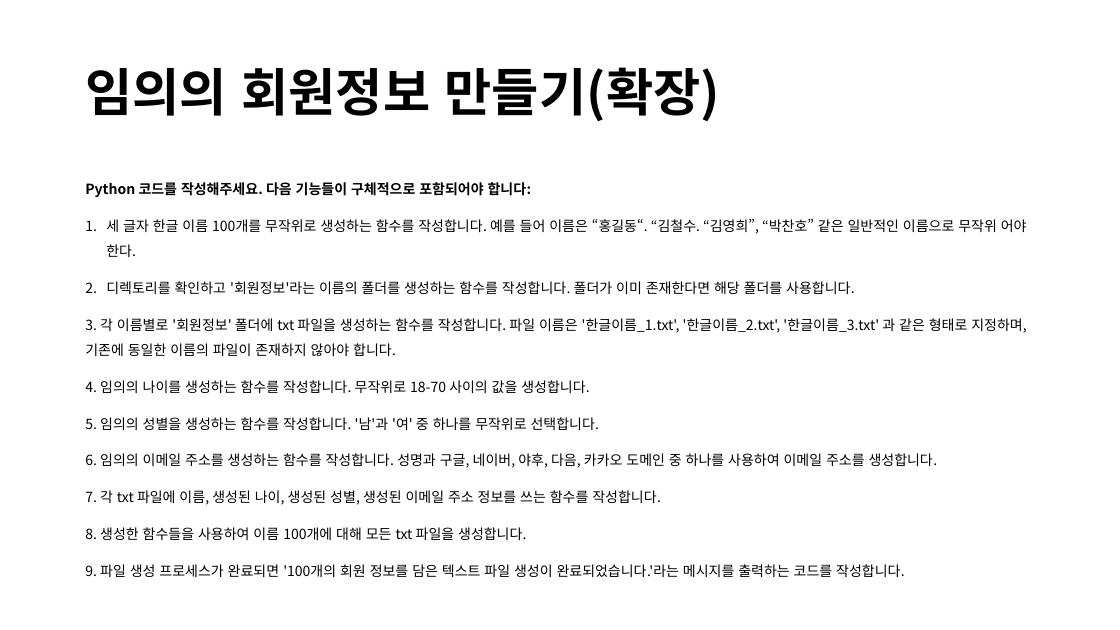
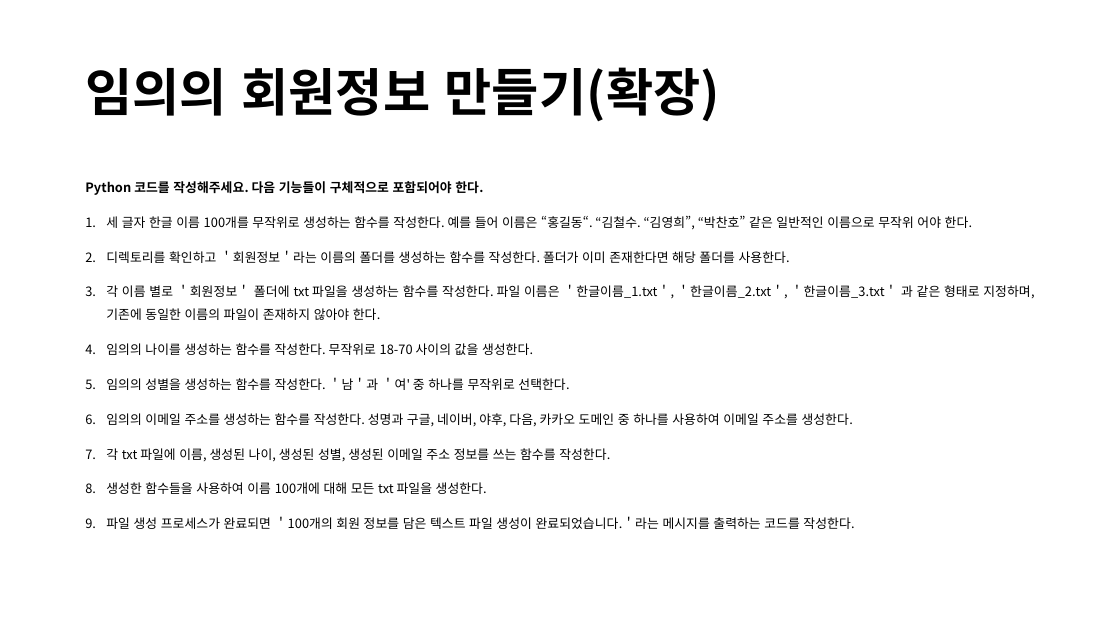
Before and after one commit to lolsaless/Python, a slide deck: slide 10 of 프롬프트 실습.pptx. Drawn at 1120x630 pixels with LibreOffice and Linux fonts; fonts in the diff are those of the drawing. Boxes give left, top, right and bottom in pixels: in the first picture for what was removed or moved away, otherwise in the second. Text is boxed around its words. In the diff, an @@ line names an element or a change of style, - is before the commit and + after.

```diff
--- a/프롬프트 실습.pptx
+++ b/프롬프트 실습.pptx
@@ text at [85,181,1034,529]: text changed; size 12 to 11 pt @@
-Python 코드를 작성해주세요. 다음 기능들이 구체적으로 포함되어야 합니다:
-1. 세 글자 한글 이름 100개를 무작위로 생성하는 함수를 작성합니다. 예를 들어 이름은 “홍길동“. “김철수. “김영희”, “박찬호” 같은 일반적인 이름으로 무작위 어야 한다.
-2. 디렉토리를 확인하고 '회원정보'라는 이름의 폴더를 생성하는 함수를 작성합니다. 폴더가 이미 존재한다면 해당 폴더를 사용합니다.
-3. 각 이름별로 '회원정보' 폴더에 txt 파일을 생성하는 함수를 작성합니다. 파일 이름은 '한글이름_1.txt', '한글이름_2.txt', '한글이름_3.txt' 과 같은 형태로 지정하며, 기존에 동일한 이름의 파일이 존재하지 않아야 합니다.
-4. 임의의 나이를 생성하는 함수를 작성합니다. 무작위로 18-70 사이의 값을 생성합니다.
-5. 임의의 성별을 생성하는 함수를 작성합니다. '남'과 '여' 중 하나를 무작위로 선택합니다.
-6. 임의의 이메일 주소를 생성하는 함수를 작성합니다. 성명과 구글, 네이버, 야후, 다음, 카카오 도메인 중 하나를 사용하여 이메일 주소를 생성합니다.
-7. 각 txt 파일에 이름, 생성된 나이, 생성된 성별, 생성된 이메일 주소 정보를 쓰는 함수를 작성합니다.
-8. 생성한 함수들을 사용하여 이름 100개에 대해 모든 txt 파일을 생성합니다.
-9. 파일 생성 프로세스가 완료되면 '100개의 회원 정보를 담은 텍스트 파일 생성이 완료되었습니다.'라는 메시지를 출력하는 코드를 작성합니다.
+Python 코드를 작성해주세요. 다음 기능들이 구체적으로 포함되어야 한다.
+1. 세 글자 한글 이름 100개를 무작위로 생성하는 함수를 작성한다. 예를 들어 이름은 “홍길동“. “김철수. “김영희”, “박찬호” 같은 일반적인 이름으로 무작위 어야 한다.
+2. 디렉토리를 확인하고 ＇회원정보＇라는 이름의 폴더를 생성하는 함수를 작성한다. 폴더가 이미 존재한다면 해당 폴더를 사용한다.
+3. 각 이름 별로 ＇회원정보＇ 폴더에 txt 파일을 생성하는 함수를 작성한다. 파일 이름은 ＇한글이름_1.txt＇, ＇한글이름_2.txt＇, ＇한글이름_3.txt＇ 과 같은 형태로 지정하며, 기존에 동일한 이름의 파일이 존재하지 않아야 한다.
+4. 임의의 나이를 생성하는 함수를 작성한다. 무작위로 18-70 사이의 값을 생성한다.
+5. 임의의 성별을 생성하는 함수를 작성한다. ＇남＇과 ＇여' 중 하나를 무작위로 선택한다.
+6. 임의의 이메일 주소를 생성하는 함수를 작성한다. 성명과 구글, 네이버, 야후, 다음, 카카오 도메인 중 하나를 사용하여 이메일 주소를 생성한다.
+7. 각 txt 파일에 이름, 생성된 나이, 생성된 성별, 생성된 이메일 주소 정보를 쓰는 함수를 작성한다.
+8. 생성한 함수들을 사용하여 이름 100개에 대해 모든 txt 파일을 생성한다.
+9. 파일 생성 프로세스가 완료되면 ＇100개의 회원 정보를 담은 텍스트 파일 생성이 완료되었습니다.＇라는 메시지를 출력하는 코드를 작성한다.
```
Also in this commit, not shown: 37 other slides changed, 4 slides added, 1 slide removed.
